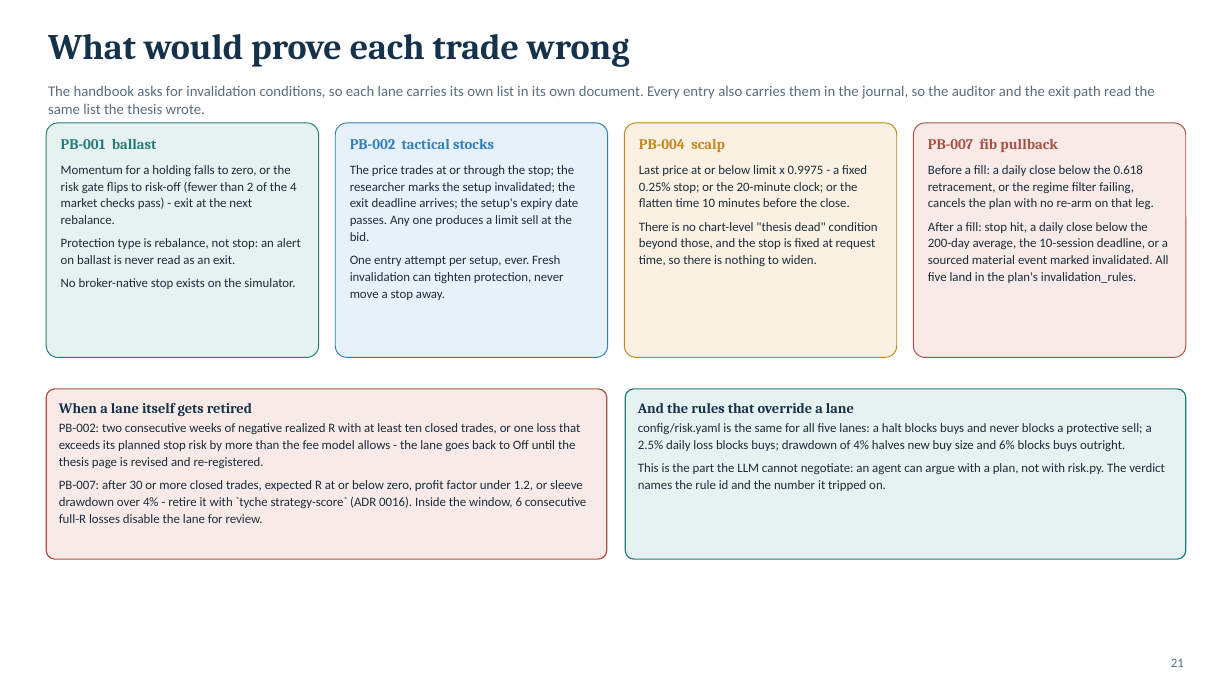
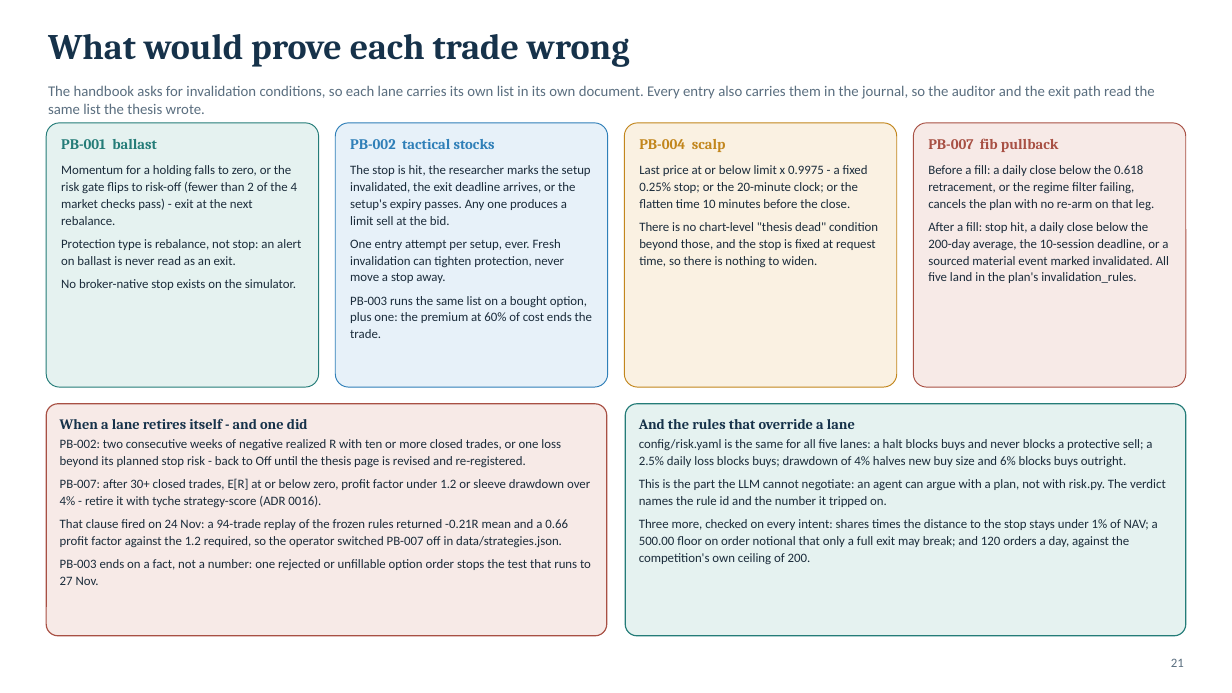
Before and after one commit to aloisohzh/tyche, a slide deck: slide 21 of docs/competition/deck/tyche-competition-deck.pptx. Drawn at 1232x693 pixels with LibreOffice and Linux fonts; fonts in the diff are those of the drawing. Boxes give left, top, right and bottom in pixels: in the first picture for what was removed or moved away, otherwise in the second. Text is boxed around its words. In the diff, an @@ line names an element or a change of style, - is before the commit and + after.

Commit message:
Competition deck: correct every claim main invalidated
Rebasing onto main moved several of the deck's facts. This re-sources each
one against the files a judge can actually open: the cap sum (55% today, 75%
all-on), the freeze suite's 22 tests, the switch file's PB-007 retirement,
the 24 Nov exit-now path, and the results slides, which now quote the
committed feed snapshot rather than an untracked run directory.

Also marks the deck's own provenance in the file metadata as Qoder-generated.

```diff
--- a/docs/competition/deck/tyche-competition-deck.pptx
+++ b/docs/competition/deck/tyche-competition-deck.pptx
@@ rounded rectangle "PB-001 ballast": place and size @@
-rounded rectangle "PB-001 ballast" at [46,123,319,358]
+rounded rectangle "PB-001 ballast" at [46,123,319,387]
@@ rounded rectangle "PB-002 tactical stocks": place and size @@
-rounded rectangle "PB-002 tactical stocks" at [335,123,608,358]
+rounded rectangle "PB-002 tactical stocks" at [335,123,608,387]
@@ rounded rectangle "PB-004 scalp": place and size @@
-rounded rectangle "PB-004 scalp" at [625,123,897,358]
+rounded rectangle "PB-004 scalp" at [625,123,897,387]
@@ rounded rectangle "PB-007 fib pullback": place and size @@
-rounded rectangle "PB-007 fib pullback" at [913,123,1186,358]
+rounded rectangle "PB-007 fib pullback" at [913,123,1186,387]
@@ text in rounded rectangle at [350,165,591,225]: text changed @@
-The price trades at or through the stop; the researcher marks the setup invalidated; the exit deadline arrives; the setup's expiry date passes. Any one produces a limit sell at the bid.
+The stop is hit, the researcher marks the setup invalidated, the exit deadline arrives, or the setup's expiry passes. Any one produces a limit sell at the bid.
@@ text in rounded rectangle at [350,296,592,338]: paragraph added @@
+PB-003 runs the same list on a bought option, plus one: the premium at 60% of cost ends the trade.
@@ rounded rectangle "When a lane retires itself ...": place and size @@
-rounded rectangle "When a lane retires itself ..." at [46,389,607,559]
+rounded rectangle "When a lane retires itself ..." at [46,404,607,636]
@@ text in rounded rectangle at [60,419,591,585]: text changed @@
-When a lane itself gets retired
-PB-002: two consecutive weeks of negative realized R with at least ten closed trades, or one loss that exceeds its planned stop risk by more than the fee model allows - the lane goes back to Off until the thesis page is revised and re-registered.
-PB-007: after 30 or more closed trades, expected R at or below zero, profit factor under 1.2, or sleeve drawdown over 4% - retire it with `tyche strategy-score` (ADR 0016). Inside the window, 6 consecutive full-R losses disable the lane for review.
+When a lane retires itself - and one did
+PB-002: two consecutive weeks of negative realized R with ten or more closed trades, or one loss beyond its planned stop risk - back to Off until the thesis page is revised and re-registered.
+PB-007: after 30+ closed trades, E[R] at or below zero, profit factor under 1.2 or sleeve drawdown over 4% - retire it with tyche strategy-score (ADR 0016).
+That clause fired on 24 Nov: a 94-trade replay of the frozen rules returned -0.21R mean and a 0.66 profit factor against the 1.2 required, so the operator switched PB-007 off in data/strategies.json.
+PB-003 ends on a fact, not a number: one rejected or unfillable option order stops the test that runs to 27 Nov.
@@ rounded rectangle "And the rules that override ...": place and size @@
-rounded rectangle "And the rules that override ..." at [626,389,1187,559]
+rounded rectangle "And the rules that override ..." at [626,404,1187,636]
@@ text in rounded rectangle at [639,479,1166,507]: more space between paragraphs @@
@@ text in rounded rectangle at [639,519,1158,564]: paragraph added @@
+Three more, checked on every intent: shares times the distance to the stop stays under 1% of NAV; a 500.00 floor on order notional that only a full exit may break; and 120 orders a day, against the competition's own ceiling of 200.
```
Also in this commit, not shown: 29 other slides changed, 1 other file.
